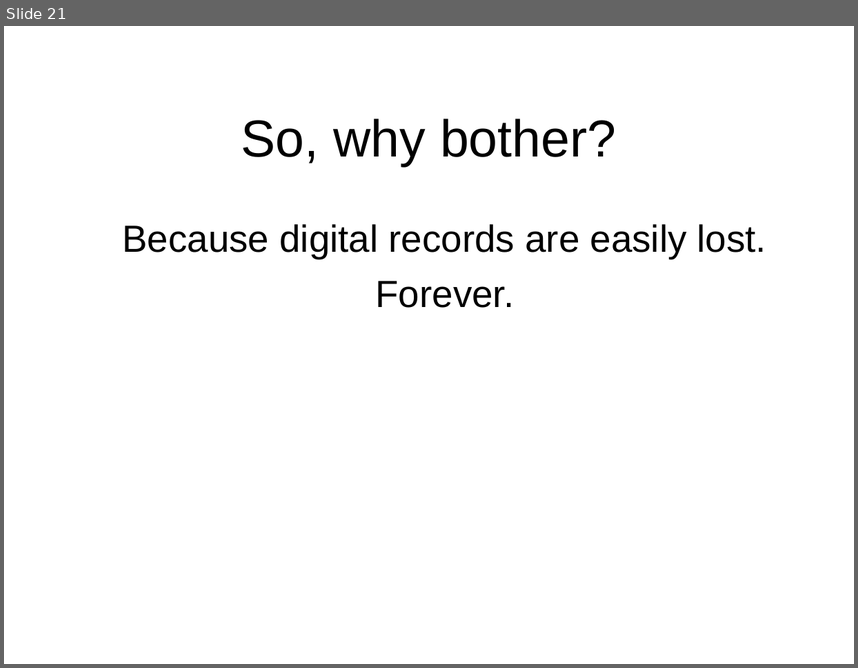
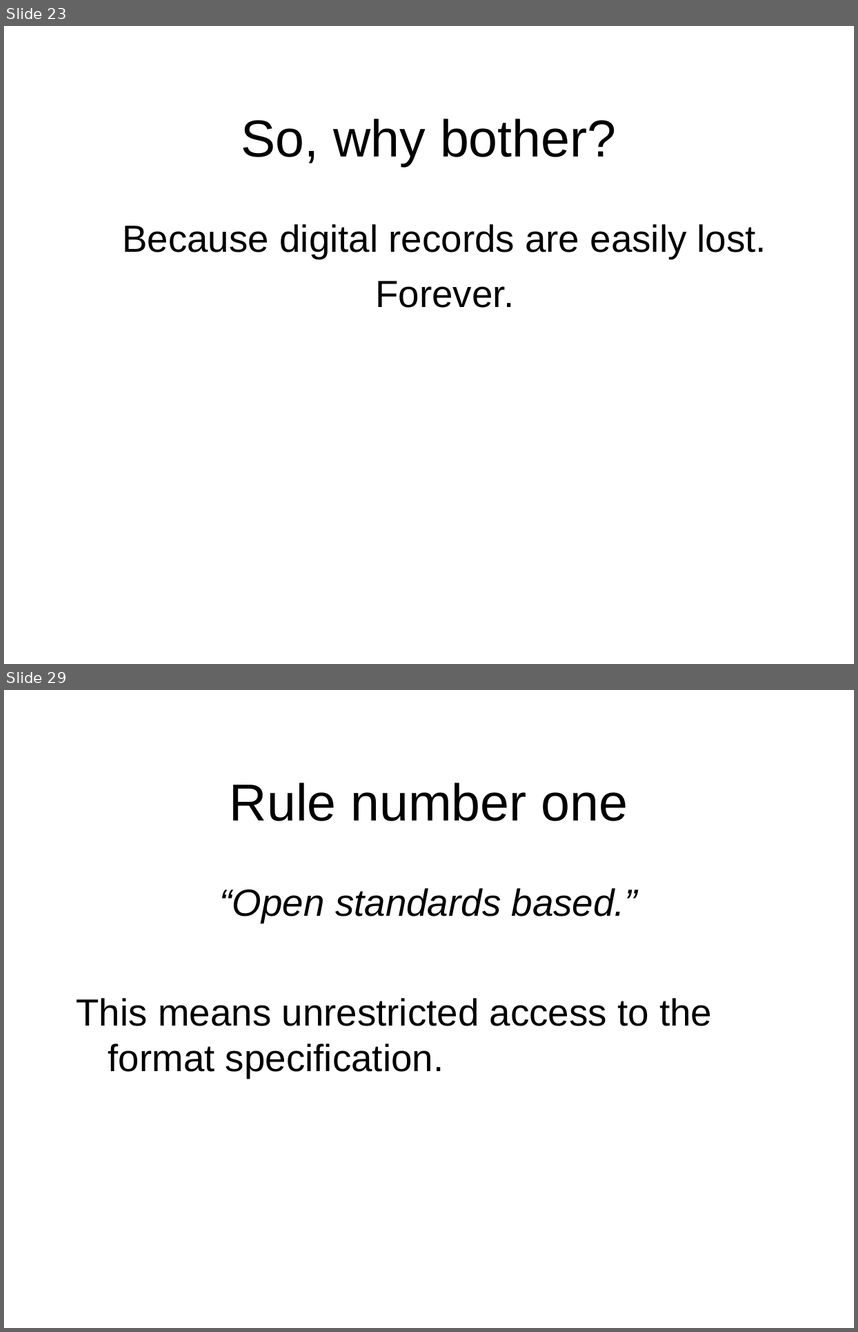
Before and after one commit to toneill/naa, a slide deck: doco/digital-preservation-chris-smart.odp. Shown one above the other, each under a label of ours: slide 21 before the commit, slides 23 and 29 after it; the slides between them are not shown. The pictures are 858x668 and 858x1332 pixels, drawn with LibreOffice and Linux fonts; fonts in the diff are those of the drawing; background and template pictures are left out. Boxes give left, top, right and bottom in pixels: in the first picture for what was removed or moved away, otherwise in the second. Text is boxed around its words. In the diff, an @@ line names an element or a change of style, - is before the commit and + after.

```diff
--- a/doco/digital-preservation-chris-smart.odp
+++ b/doco/digital-preservation-chris-smart.odp
@@ slide 29 added at bbox=[4, 690, 854, 1328], background picture (left out) @@
@@ title added at bbox=[230, 782, 628, 821], 44 pt, text #000000 @@
+Rule number one
@@ text added at bbox=[76, 888, 712, 1078], 32 pt, text #000000 @@
+“Open standards based.”
+This means unrestricted access to the format specification.
@@ what was slide 21 is now slide 23 @@
```
Also in this commit, not shown: 8 slides changed, 18 other slides added.
